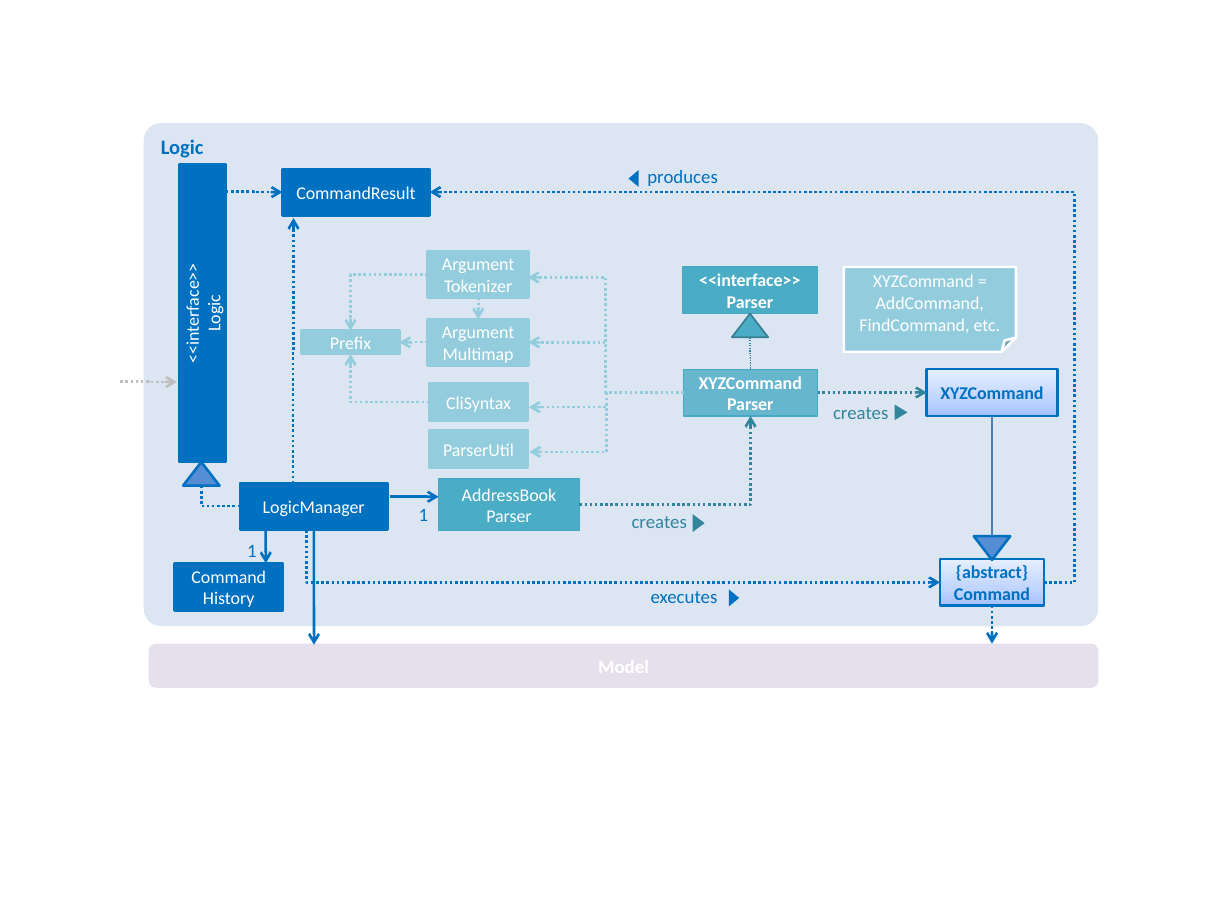
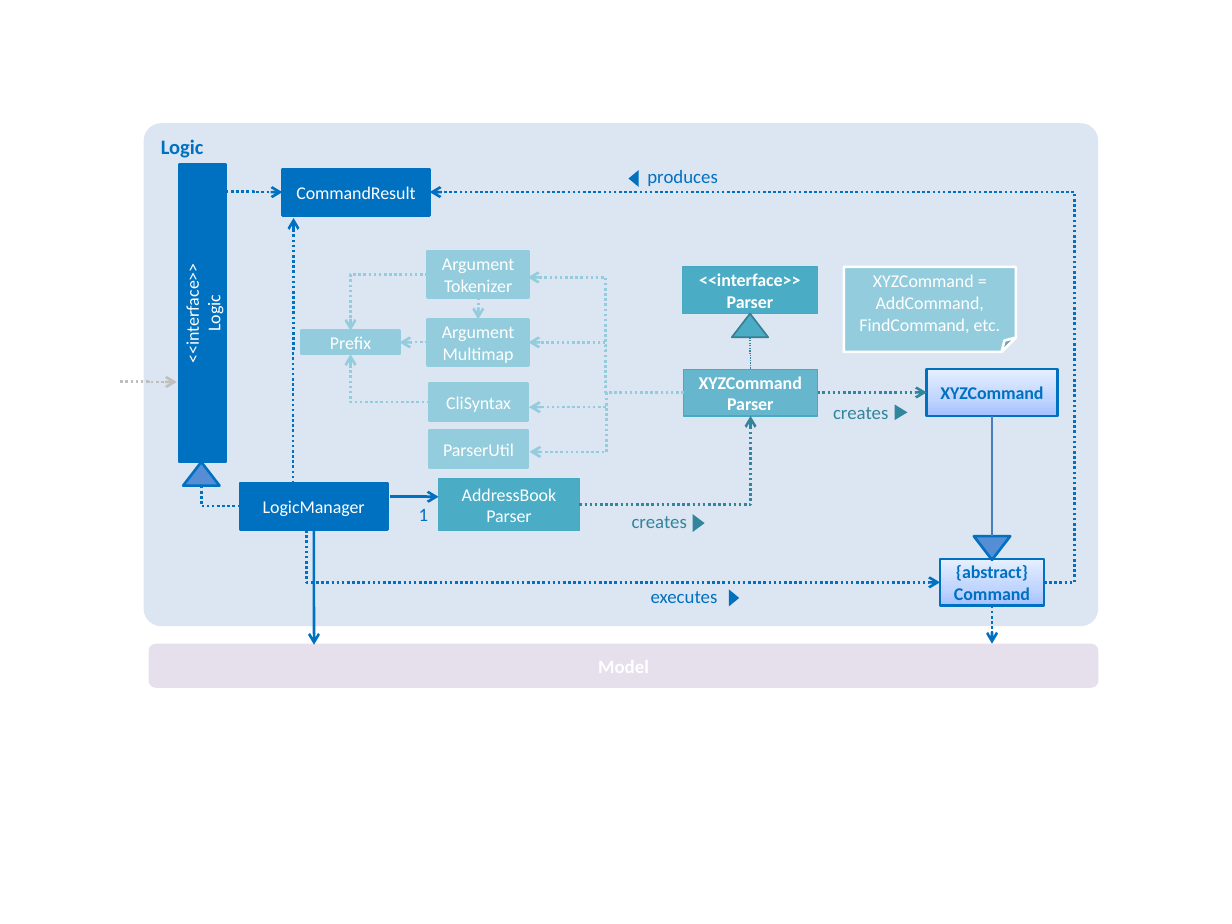
Before and after one commit to samuelthen/tp, a slide deck: slide 1 of docs/diagrams/LogicClassDiagram.pptx. Drawn at 1232x924 pixels with LibreOffice and Linux fonts; fonts in the diff are those of the drawing. Boxes give left, top, right and bottom in pixels: in the first picture for what was removed or moved away, otherwise in the second. Text is boxed around its words. In the diff, an @@ line names an element or a change of style, - is before the commit and + after.

Commit message:
LogicClassDiagram: remove "CommandHistory"
With the removal of the `history` command in ede6e42e (Remove history
command, 2019-01-25), the `CommandHistory` class does not exist any
more.

```diff
--- a/docs/diagrams/LogicClassDiagram.pptx
+++ b/docs/diagrams/LogicClassDiagram.pptx
@@ arrow removed from (266, 531) to (266, 563) @@
@@ rectangle removed at <box>175,564,283,611</box> @@
-Command
-History
@@ text removed at <box>247,545,257,563</box> @@
-1
```
Also in this commit, not shown: 1 other file.
